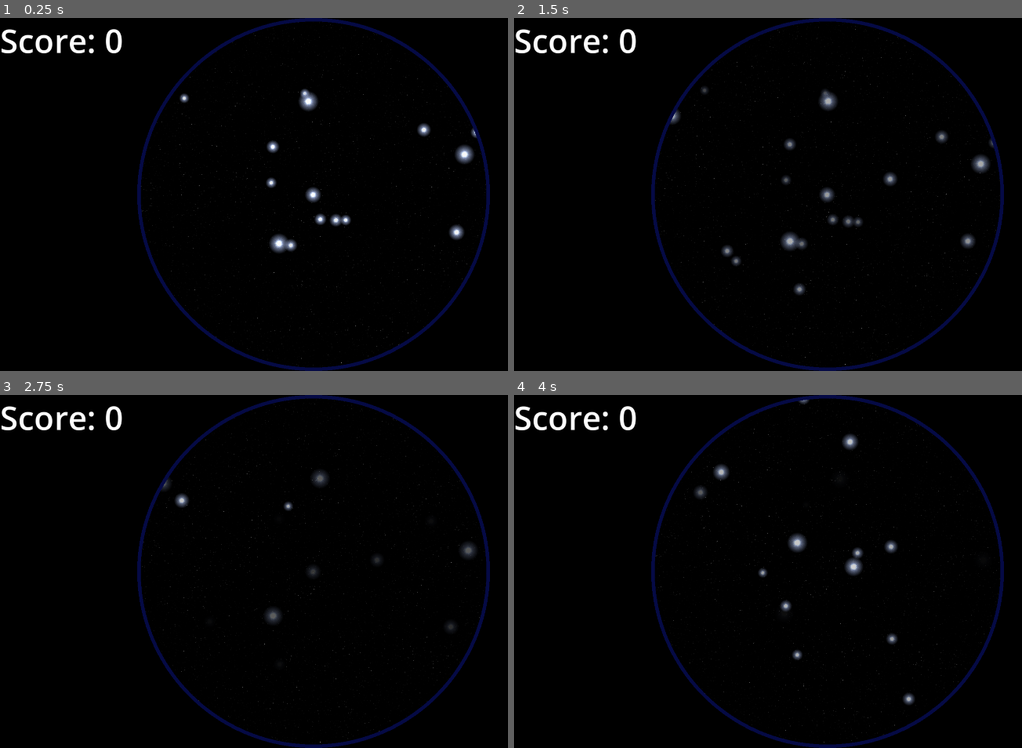
Above: before the commit, frames 1-4 (two rows, left to right).
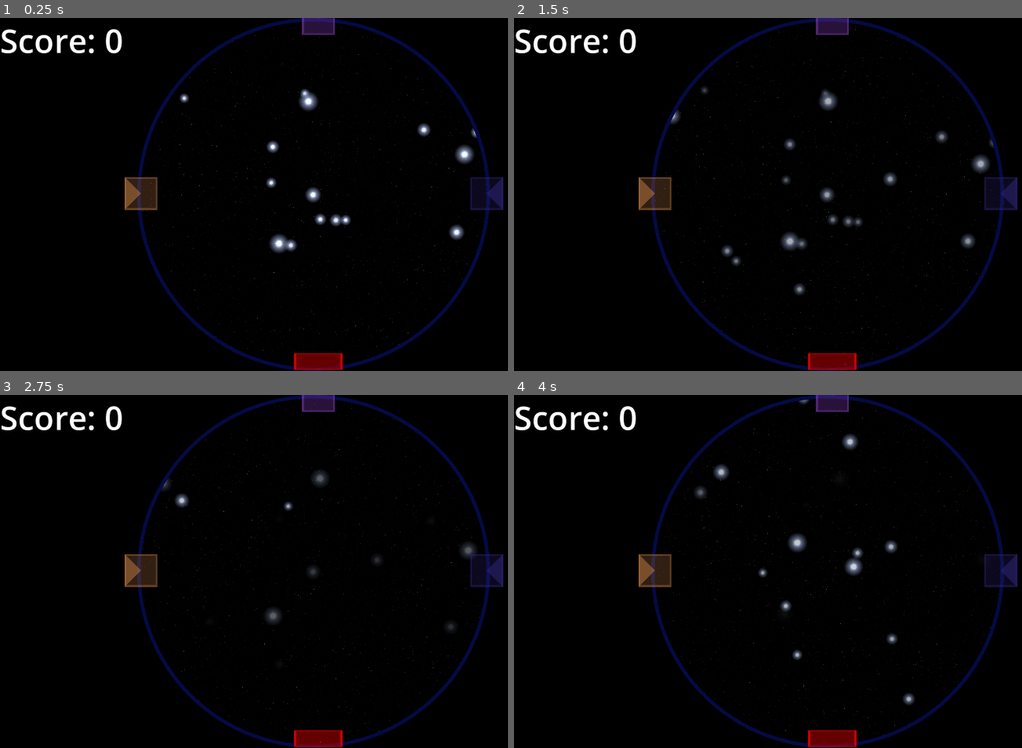
Above: after the commit, the same moments.

Repository: Courey/gcn-interactive-demo
Game: Godot game, scene res://main.tscn
The game is run twice, just before and just after one commit, with the same random seed, the same clock (stepped at 60 frames per second) and the same inputs.
Inputs:
- Up to frame 1 (0.25 s): no input
- Up to frame 2 (1.5 s): no input
- Up to frame 3 (2.75 s): no input
- Up to frame 4 (4 s): no input

The runs differ from the first frame. In frame 1, 1.9% of the frame differs, in the area x 24-100%, y 0-100%; in frame 2, 1.9%; in frame 3, 1.9%; in frame 4, 1.9%.

Commit message:
Fix player timeout behavior, cleanup event and main

Diff:
--- a/event.gd
+++ b/event.gd
@@ -5,9 +5,9 @@
 
 @export var location: Vector2
 @export var points: int = 10
-@export var decay_rate = 5
+@export var decay_rate:int = 5
 
-@onready var decay_timer = $DecayTimer
+@onready var decay_timer = $DecayTimer as Timer
 @onready var sprite = $Sprite2D as Sprite2D
 
 
@@ -29,21 +29,17 @@
 		queue_free()
 
 
-
 func _on_decay_timer_timeout() -> void:
 	points -= decay_rate
-	decay_timer.start()
 
 
 func _on_event_area_body_entered(body: Node2D) -> void:
-	#print(body.name)
 	if body.name == "Target":
-		var player = body.get_parent()#.get_parent()
+		var player = body.get_parent()
 		player_over.emit(self, player)
-#
-#
+
+
 func _on_event_area_body_exited(body: Node2D) -> void:
-	#print(body.name)
 	if body.name == "Target":
-		var player = body.get_parent()#.get_parent()
+		var player = body.get_parent()
 		player_exited.emit(self, player)
--- a/event.tscn
+++ b/event.tscn
@@ -21,6 +21,7 @@
 debug_color = Color(0.822454, 0.286281, 0.708609, 0.42)
 
 [node name="DecayTimer" type="Timer" parent="."]
+autostart = true
 
 [node name="Sprite2D" type="Sprite2D" parent="."]
 texture = ExtResource("2_ruury")
--- a/main.gd
+++ b/main.gd
@@ -13,9 +13,9 @@
 @export var SPEED = 0.05
 @export var EVENTS_LIMIT = 10
 
-@onready var ScoreLabel = $Score
-@onready var Events = $Events
-@onready var Players = $Players
+@onready var ScoreLabel = $Score as Label
+@onready var Events = $Events as Node2D
+@onready var Players = $Players as Node2D
 @onready var RotatingStarField = $RotatingStarField
 
 var target_map: Dictionary = {}
--- a/player.gd
+++ b/player.gd
@@ -1,20 +1,23 @@
 class_name Player extends Node2D
 
 @export var input_prefix := "p1"
-@export var active = false
+@export var active:bool = false
 @export var player_color:Color
 @export var start_position:Vector2 = Vector2.ZERO
 
-# "Player Stats:
+# Player Stats, these will be determined by Observatory selection screen
 @export var slew_speed := 300.0
-@export var sensitivity := 1
+@export var sensitivity := 1 # Should scale inversely with observation_area
 @export var observation_area = Vector2.ZERO
+@export var wavelength = 500 # This may be better as a type (ex: UV, Radio, etc)
+# that can be used to check group collaboration
 
 
 @onready var target = $Target as CharacterBody2D
-@onready var light_cone = $LightCone
-@onready var collision_shape = $Target/CollisionShape2D
-@onready var target_shader = $Target/CollisionShape2D.material as ShaderMaterial
+@onready var light_cone = $LightCone as Polygon2D
+@onready var collision_shape = $Target/CollisionShape2D as CollisionShape2D
+@onready var sprite = $Target/Sprite as Sprite2D
+@onready var target_shader = $Target/Sprite.material as ShaderMaterial
 @onready var timer = $InactiveTimeout as Timer
 @onready var sensitivity_timer = $SensitivityTimer as Timer
 
@@ -30,17 +33,13 @@
 	target_shader.set_shader_parameter('player_color', player_color)
 
 	collision_shape.shape.size = observation_area
+	sprite.scale.x = observation_area.x / sprite.texture.get_width() # 480.0
+	sprite.scale.y = observation_area.y / sprite.texture.get_height()
 
-	light_cone.polygon = PackedVector2Array([
-		Vector2.ZERO,
-		Vector2.ZERO,
-		Vector2.ZERO,
-	])
 	light_cone.color = player_color
 	light_cone.color.a = .5
 
 	sensitivity_timer.wait_time = sensitivity
-
 
 
 func _input(event):
@@ -58,7 +57,6 @@
 			observe.emit(self)
 			sensitivity_timer.start()
 		target_shader.set_shader_parameter('is_observing', is_observing)
-
 
 	# Restart the timeout counter for inactive players
 	timer.stop()
@@ -122,16 +120,17 @@
 
 
 func rotate_relative_to_background(rotation_speed) -> void:
-	var relative_vector:Vector2 = collision_shape.global_position
+	var relative_vector:Vector2 = target.global_position
 	relative_vector -= Global.ROTATION_AXIS
 	relative_vector = relative_vector.rotated(rotation_speed)
 	relative_vector += Global.ROTATION_AXIS
-	collision_shape.global_position = relative_vector
+	target.global_position = relative_vector
 
 
 func _on_inactive_timeout_timeout() -> void:
 	active = false
-	target.position = start_position
+	is_observing = false
+	target.position = Vector2.ZERO
 	light_cone.polygon = draw_arms()
 
 
--- a/player.tscn
+++ b/player.tscn
@@ -1,12 +1,16 @@
-[gd_scene load_steps=5 format=3 uid="uid://jdk6c6id5gv"]
+[gd_scene load_steps=6 format=3 uid="uid://jdk6c6id5gv"]
 
 [ext_resource type="Script" uid="uid://b31gvy8j77mdj" path="res://player.gd" id="1_i3pqv"]
 [ext_resource type="Shader" uid="uid://divubxgbnblr6" path="res://shaders/target_area.gdshader" id="2_onrkg"]
+[ext_resource type="Texture2D" uid="uid://degsa058e8pri" path="res://art/grey_circle.png" id="3_i3pqv"]
 
-[sub_resource type="ShaderMaterial" id="ShaderMaterial_i3pqv"]
+[sub_resource type="RectangleShape2D" id="RectangleShape2D_hqtel"]
+resource_local_to_scene = true
+
+[sub_resource type="ShaderMaterial" id="ShaderMaterial_onrkg"]
 resource_local_to_scene = true
 shader = ExtResource("2_onrkg")
-shader_parameter/player_color = Color(1, 1, 1, 1)
+shader_parameter/player_color = Color(0, 0, 0, 1)
 shader_parameter/border_thickness = 0.05
 shader_parameter/is_observing = false
 shader_parameter/resolution = Vector2(1920, 1080)
@@ -16,10 +20,8 @@
 shader_parameter/contrast = 20.0
 shader_parameter/alpha_threshold = 0.2
 
-[sub_resource type="RectangleShape2D" id="RectangleShape2D_hqtel"]
-resource_local_to_scene = true
-
 [node name="Player" type="Node2D"]
+z_index = 1
 script = ExtResource("1_i3pqv")
 observation_area = Vector2(100, 100)
 metadata/_edit_group_ = true
@@ -30,14 +32,17 @@
 collision_layer = 2
 
 [node name="CollisionShape2D" type="CollisionShape2D" parent="Target"]
-material = SubResource("ShaderMaterial_i3pqv")
 shape = SubResource("RectangleShape2D_hqtel")
 debug_color = Color(0, 0.588235, 0.686275, 0.529412)
 
 [node name="DetectionNode" type="Node2D" parent="Target"]
 
+[node name="Sprite" type="Sprite2D" parent="Target"]
+material = SubResource("ShaderMaterial_onrkg")
+texture = ExtResource("3_i3pqv")
+
 [node name="InactiveTimeout" type="Timer" parent="."]
-wait_time = 30.0
+wait_time = 15.0
 one_shot = true
 
 [node name="SensitivityTimer" type="Timer" parent="."]
Not shown, changed: export_presets.cfg
Not shown, changed: .gitignore
